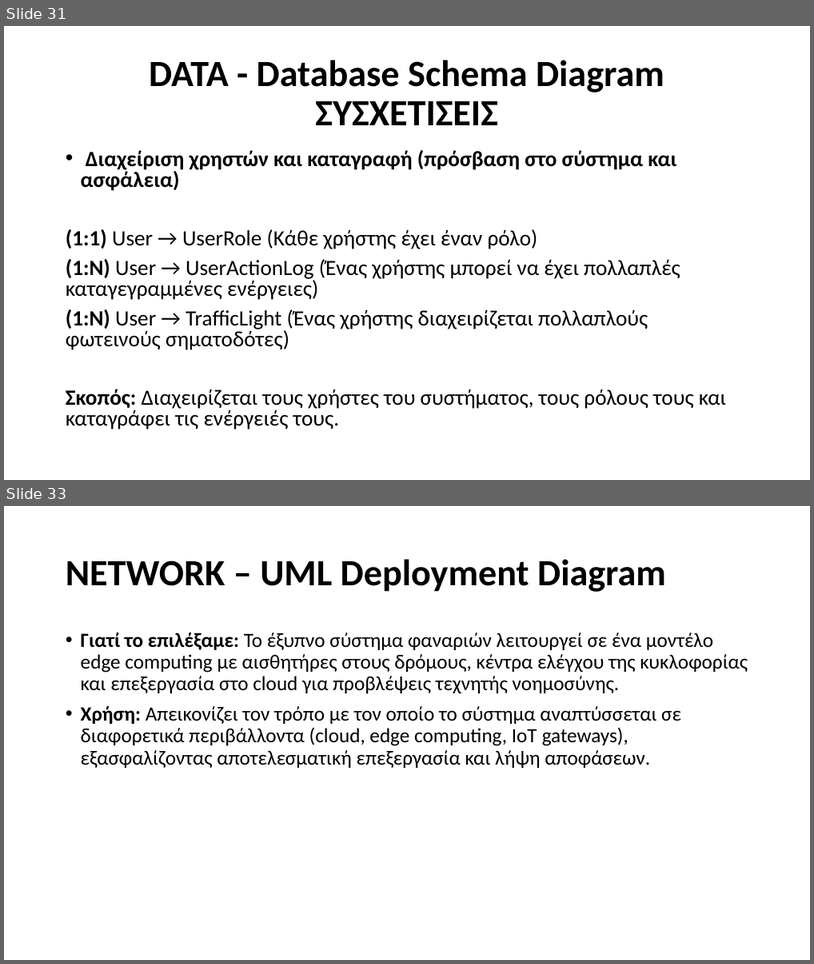
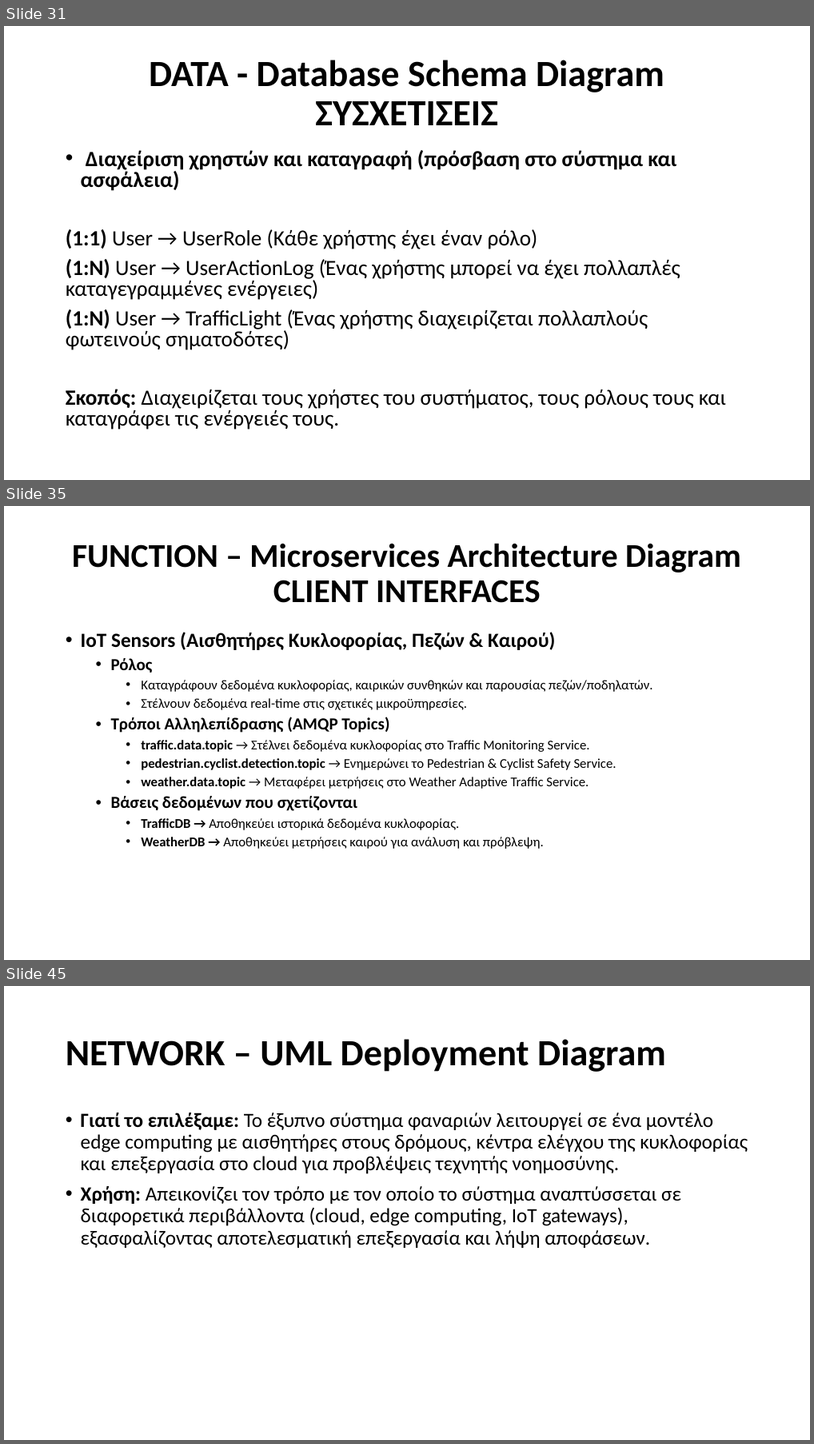
Before and after one commit to Ath21/STL_Drive, a slide deck: Presentation.pptx. Shown one above the other, each under a label of ours: slides 31 and 33 before the commit, slides 31, 35 and 45 after it; the slides between them are not shown. The pictures are 814x964 and 814x1444 pixels, drawn with LibreOffice and Linux fonts; fonts in the diff are those of the drawing. Boxes give left, top, right and bottom in pixels: in the first picture for what was removed or moved away, otherwise in the second. Text is boxed around its words. In the diff, an @@ line names an element or a change of style, - is before the commit and + after.

```diff
--- a/Presentation.pptx
+++ b/Presentation.pptx
@@ slide 35 added at box(4, 506, 810, 960), background #FFFFFF @@
@@ title added at box(72, 543, 742, 603), 39.6 pt, text #000000, bold @@
+FUNCTION – Microservices Architecture Diagram
+CLIENT INTERFACES
@@ text added at box(81, 632, 653, 848), 16 pt, text #000000 @@
+• IoT Sensors (Αισθητήρες Κυκλοφορίας, Πεζών & Καιρού)
+  • Ρόλος
+    • Καταγράφουν δεδομένα κυκλοφορίας, καιρικών συνθηκών και παρουσίας πεζών/ποδηλατών.
+    • Στέλνουν δεδομένα real-time στις σχετικές μικροϋπηρεσίες.
+  • Τρόποι Αλληλεπίδρασης (AMQP Topics)
+    • traffic.data.topic → Στέλνει δεδομένα κυκλοφορίας στο Traffic Monitoring Service.
+    • pedestrian.cyclist.detection.topic → Ενημερώνει το Pedestrian & Cyclist Safety Service.
+    • weather.data.topic → Μεταφέρει μετρήσεις στο Weather Adaptive Traffic Service.
+  • Βάσεις δεδομένων που σχετίζονται
+    • TrafficDB → Αποθηκεύει ιστορικά δεδομένα κυκλοφορίας.
+    • WeatherDB → Αποθηκεύει μετρήσεις καιρού για ανάλυση και πρόβλεψη.
@@ what was slide 33 is now slide 45 @@
```
Also in this commit, not shown: 1 slide changed, 11 other slides added, 3 other files.
